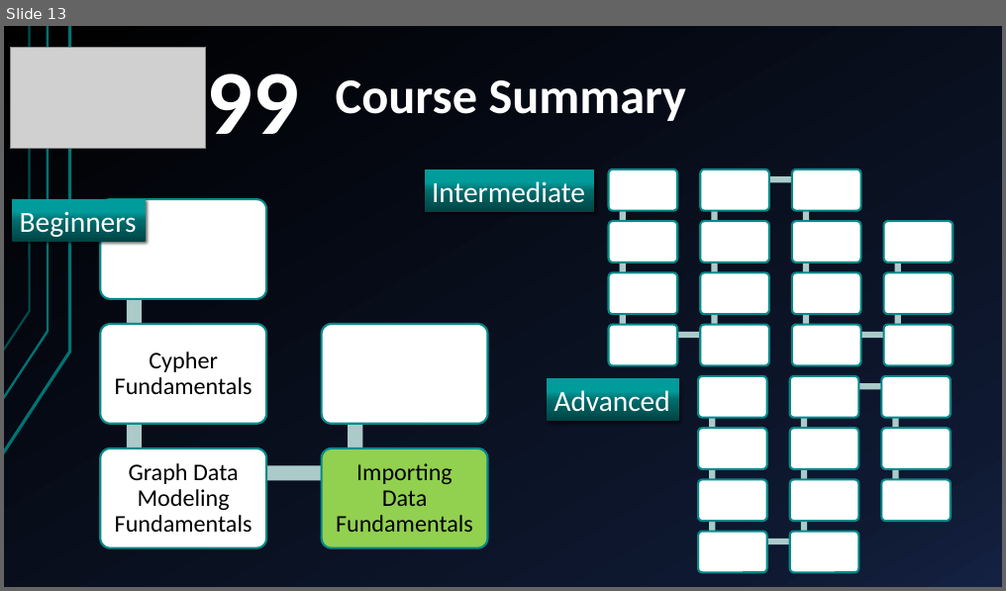
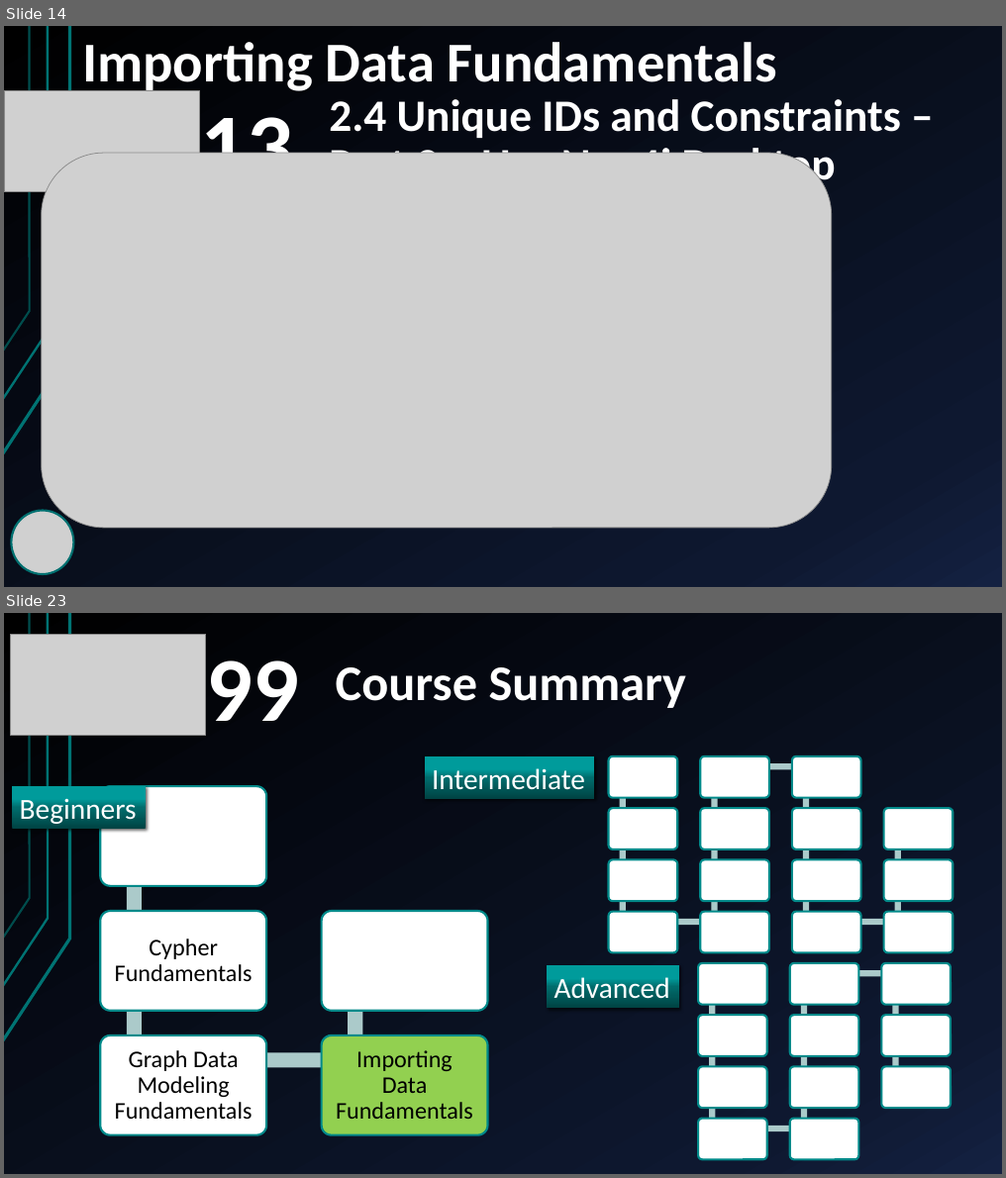
Before and after one commit to yasenstar/learn_graphdb, a slide deck: neo4j/import_data_fundamentals/Importing_Data_Fundamentals.pptx. Shown one above the other, each under a label of ours: slide 13 before the commit, slides 14 and 23 after it; the slides between them are not shown. The pictures are 1006x591 and 1006x1178 pixels, drawn with LibreOffice and Linux fonts; fonts in the diff are those of the drawing; grey boxes stand for pictures. Boxes give left, top, right and bottom in pixels: in the first picture for what was removed or moved away, otherwise in the second. Text is boxed around its words. In the diff, an @@ line names an element or a change of style, - is before the commit and + after.

```diff
--- a/neo4j/import_data_fundamentals/Importing_Data_Fundamentals.pptx
+++ b/neo4j/import_data_fundamentals/Importing_Data_Fundamentals.pptx
@@ slide 14 added at <box>4,26,1002,587</box>, background gradient #000000 to #0F1931 to #142242; not listed: 3 template elements that a slide beside it also shows @@
@@ text added at <box>82,42,777,94</box>, 54 pt, text #FFFFFF, bold @@
+Importing Data Fundamentals
@@ picture added at <box>4,90,199,192</box> @@
@@ text added at <box>200,101,293,153</box>, 88 pt, text #FFFFFF, bold @@
+13
@@ title added at <box>329,99,901,190</box>, 43.2 pt, text #FFFFFF, bold @@
+2.4 Unique IDs and Constraints – Part 2 – Use Neo4j Desktop
@@ picture added at <box>42,153,832,528</box> @@
@@ picture added at <box>12,511,73,574</box> @@
@@ what was slide 13 is now slide 23 @@
```
Also in this commit, not shown: 9 other slides added, 2 other files.
